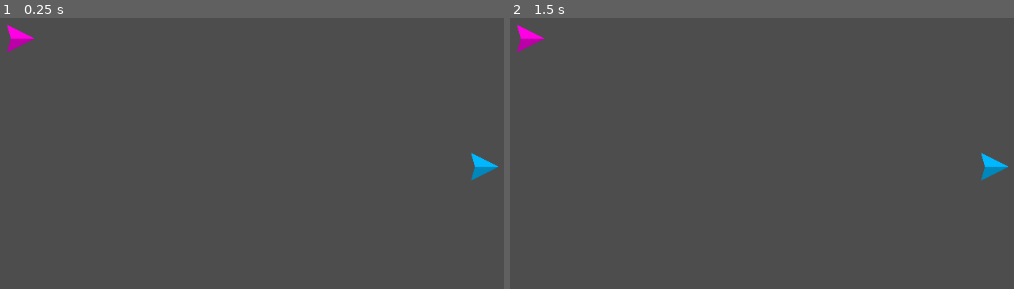
Above: before the commit, frames 1-2 (left to right).
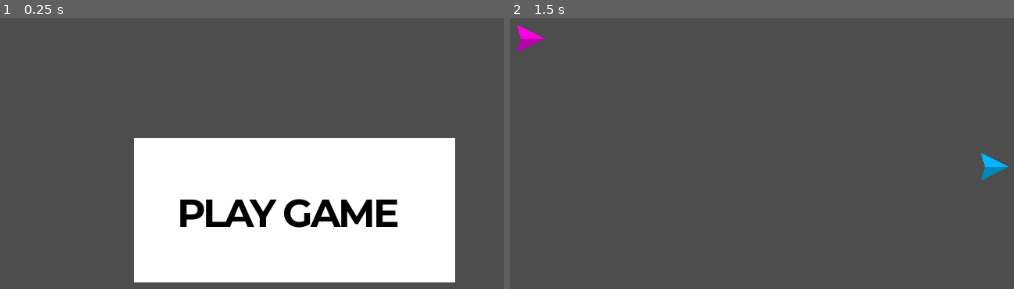
Above: after the commit, the same moments.

Repository: outrightmental/Blockbusters
Game: Godot game, scene res://scenes/main.tscn
Two runs of this game, one before a commit and one after it. Both use one fixed random seed, a clock stepped at 60 frames per second and the inputs below.
Inputs (mouse positions are in pixels of both pictures, inside the frame that each line leads up to):
- Up to frame 1 (0.25 s): no input
- Up to frame 2 (1.5 s): click (565, 61) at 0.52 s; tap Enter at 1.25 s; hold Right (ui_right) from 1.28 s (still down)

The runs differ from the first frame. In frame 1, 34% of the frame differs, in the area x 1-99%, y 2-98%; in frame 2, nothing differs.

Commit message:
Start screen has Play Game button

Diff:
--- /dev/null
+++ b/scenes/main.gd
@@ -0,0 +1,9 @@
+extends Node2D
+
+# Called when the node enters the scene tree for the first time.
+func _ready() -> void:
+	$PlayGameButton.connect("pressed", _on_texture_button_pressed)
+
+func _on_texture_button_pressed() -> void:
+	print("Play Game button pressed")
+	get_tree().change_scene_to_file("res://scenes/play_game.tscn")
--- a/scenes/main.tscn
+++ b/scenes/main.tscn
@@ -1,17 +1,39 @@
-[gd_scene load_steps=2 format=3 uid="uid://cmijftuchxf62"]
+[gd_scene load_steps=5 format=3 uid="uid://cmijftuchxf62"]
 
-[ext_resource type="PackedScene" uid="uid://bg7dqpj5bjc6x" path="res://models/ships/ship.tscn" id="1_0qs6r"]
+[ext_resource type="Script" path="res://scenes/main.gd" id="1_0pxjd"]
+[ext_resource type="FontFile" uid="uid://cpkj5252remkh" path="res://assets/fonts/Montserrat/Montserrat-VariableFont_wght.ttf" id="1_1d83m"]
+
+[sub_resource type="CanvasTexture" id="CanvasTexture_p3wwr"]
+
+[sub_resource type="FontVariation" id="FontVariation_v7c6u"]
+base_font = ExtResource("1_1d83m")
+variation_opentype = {
+2003265652: 700
+}
+spacing_glyph = -3
 
 [node name="Main" type="Node2D"]
+script = ExtResource("1_0pxjd")
 
-[node name="ShipPlayer1" parent="." instance=ExtResource("1_0qs6r")]
-z_index = 1
-y_sort_enabled = true
-position = Vector2(161, 61)
-player_num = 1
+[node name="PlayGameButton" type="TextureButton" parent="."]
+offset_right = 411.0
+offset_bottom = 182.0
 
-[node name="ShipPlayer2" parent="." instance=ExtResource("1_0qs6r")]
-z_index = 1
-y_sort_enabled = true
-position = Vector2(755, 225)
-player_num = 2
+[node name="TextureRect" type="TextureRect" parent="PlayGameButton"]
+layout_mode = 0
+offset_left = 306.0
+offset_top = 188.0
+offset_right = 717.0
+offset_bottom = 373.0
+texture = SubResource("CanvasTexture_p3wwr")
+
+[node name="RichTextLabel" type="RichTextLabel" parent="PlayGameButton/TextureRect"]
+layout_mode = 0
+offset_left = 55.0
+offset_top = 65.0
+offset_right = 355.0
+offset_bottom = 145.0
+theme_override_colors/default_color = Color(0, 0, 0, 1)
+theme_override_fonts/normal_font = SubResource("FontVariation_v7c6u")
+theme_override_font_sizes/normal_font_size = 50
+text = "PLAY GAME"
Not shown, changed: assets/fonts/Montserrat/Montserrat-Italic-VariableFont_wght.ttf.import
Not shown, changed: assets/fonts/Montserrat/Montserrat-VariableFont_wght.ttf.import
Not shown, changed: assets/fonts/Montserrat/static/Montserrat-Black.ttf.import
Not shown, changed: assets/fonts/Montserrat/static/Montserrat-BlackItalic.ttf.import
Not shown, changed: assets/fonts/Montserrat/static/Montserrat-Bold.ttf.import
Not shown, changed: assets/fonts/Montserrat/static/Montserrat-BoldItalic.ttf.import
Not shown, changed: assets/fonts/Montserrat/static/Montserrat-ExtraBold.ttf.import
Not shown, changed: assets/fonts/Montserrat/static/Montserrat-ExtraBoldItalic.ttf.import
Not shown, changed: assets/fonts/Montserrat/static/Montserrat-ExtraLight.ttf.import
Not shown, changed: assets/fonts/Montserrat/static/Montserrat-ExtraLightItalic.ttf.import
Not shown, changed: assets/fonts/Montserrat/static/Montserrat-Italic.ttf.import
Not shown, changed: assets/fonts/Montserrat/static/Montserrat-Light.ttf.import
(and 8 more such lines)
